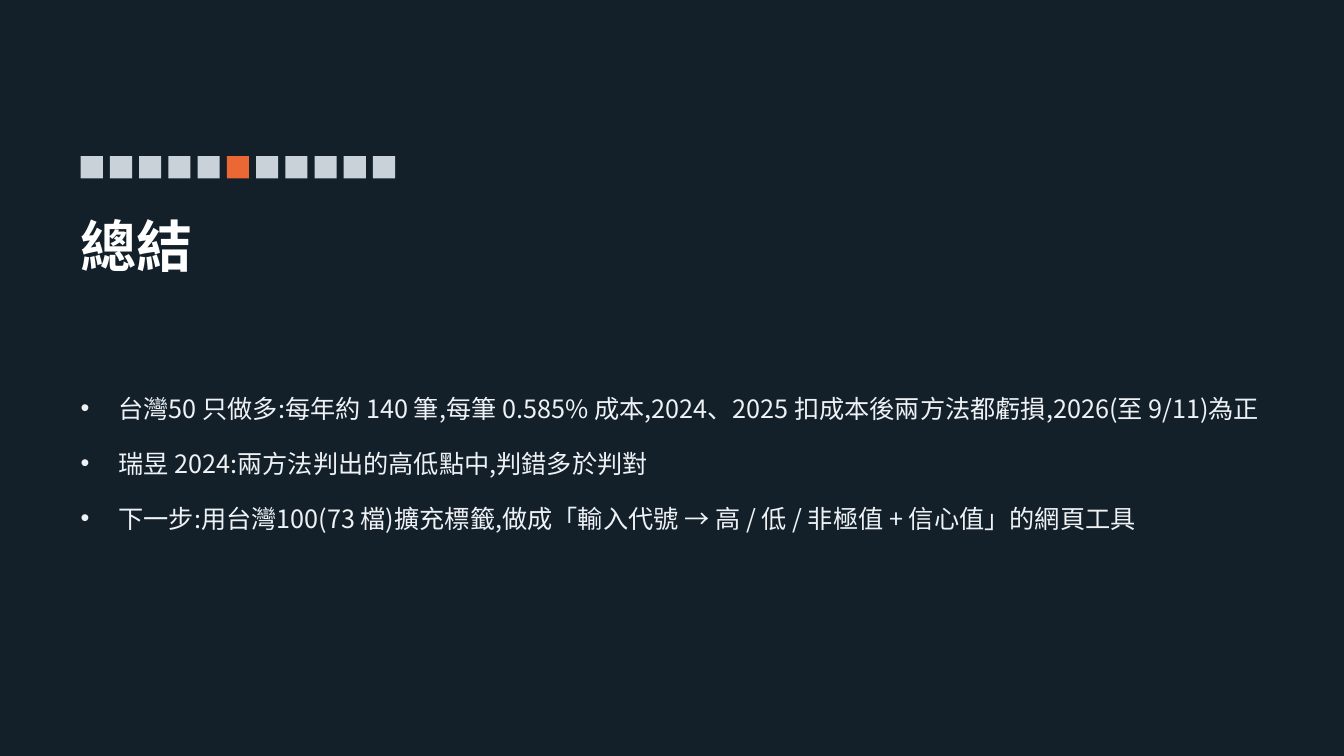
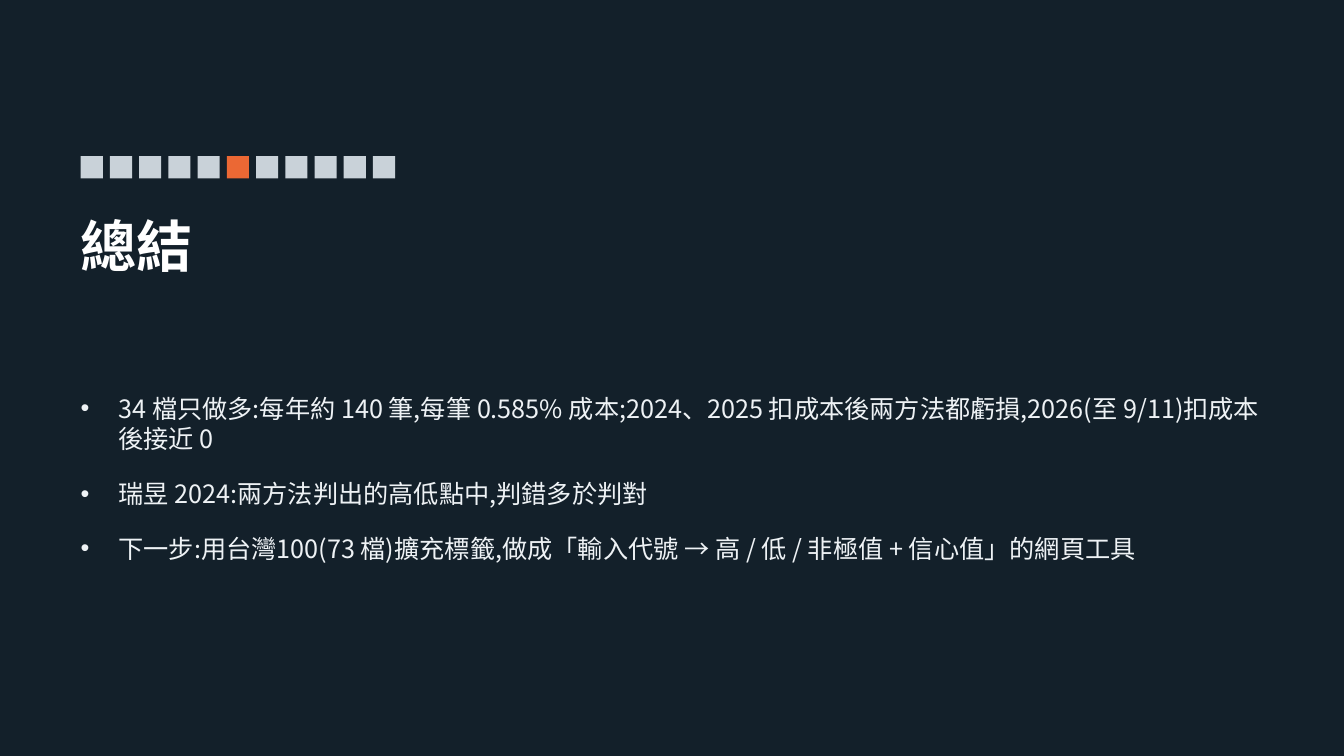
Before and after one commit to alextixu/fcukproject, a slide deck: slide 11 of method_kline_peak/report/kline_peak_report.pptx (slide 10 before the commit). Drawn at 1344x756 pixels with LibreOffice and Linux fonts; fonts in the diff are those of the drawing. Boxes give left, top, right and bottom in pixels: in the first picture for what was removed or moved away, otherwise in the second. Text is boxed around its words. In the diff, an @@ line names an element or a change of style, - is before the commit and + after.

```diff
--- a/method_kline_peak/report/kline_peak_report.pptx
+++ b/method_kline_peak/report/kline_peak_report.pptx
@@ text at [118, 397, 1259, 450]: text changed @@
-• 台灣50 只做多:每年約 140 筆,每筆 0.585% 成本,2024、2025 扣成本後兩方法都虧損,2026(至 9/11)為正
+• 34 檔只做多:每年約 140 筆,每筆 0.585% 成本;2024、2025 扣成本後兩方法都虧損,2026(至 9/11)扣成本後接近 0
```
Also in this commit, not shown: 4 other slides changed, 1 slide added, 1 other file.
